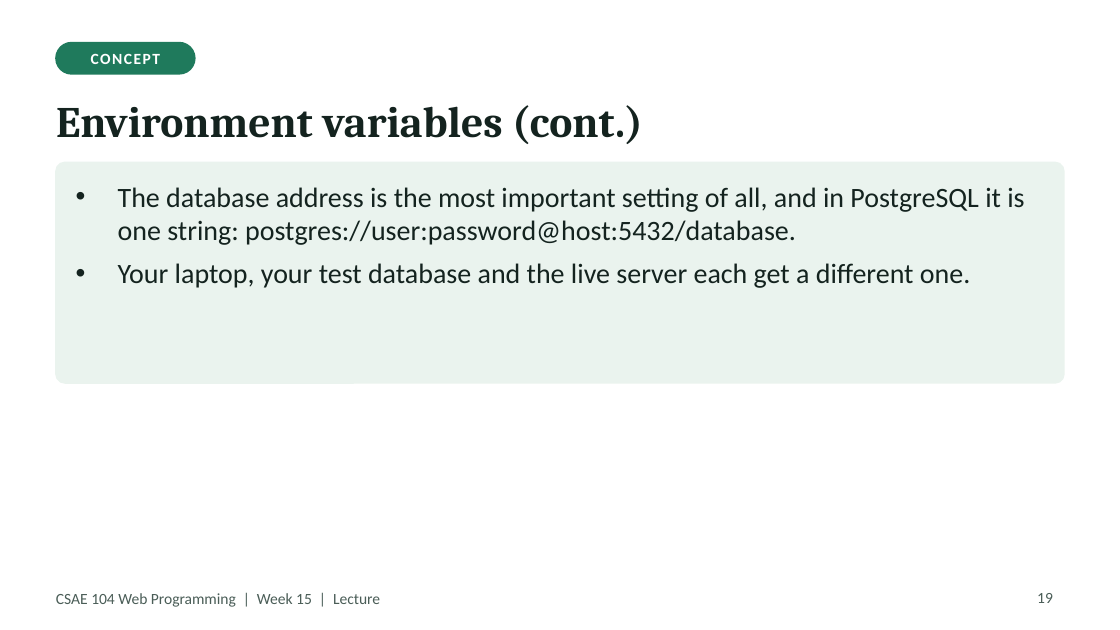
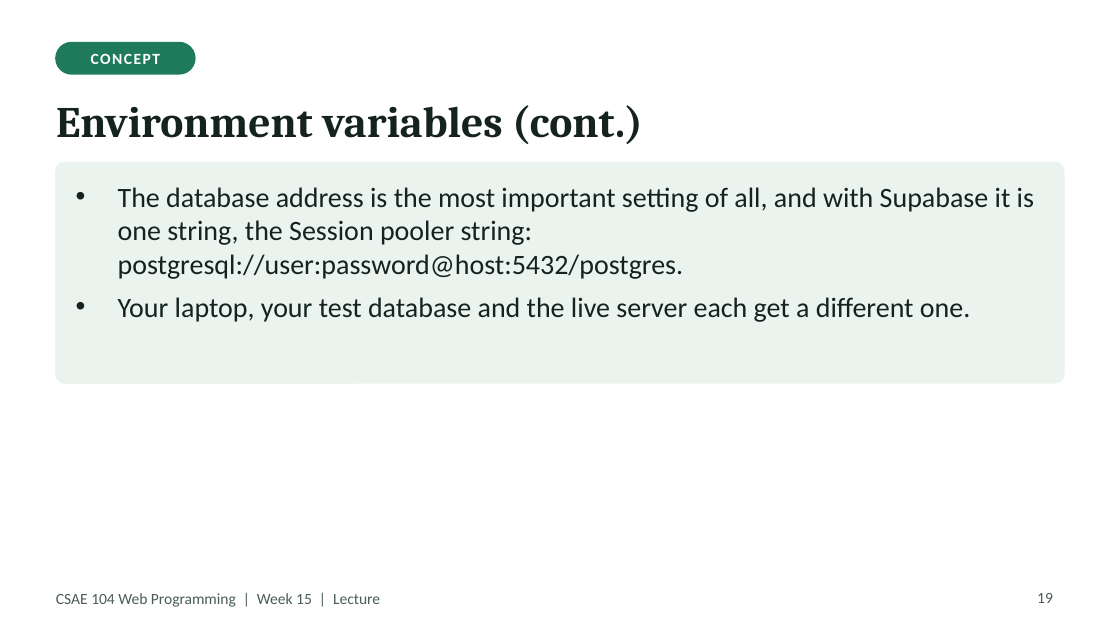
Before and after one commit to Haydzz9/sae104-site, a slide deck: slide 19 of downloads/lecture/Week_17_Lecture_Testing_environment_variables_and_deploy.pptx. Drawn at 1120x630 pixels with LibreOffice and Linux fonts; fonts in the diff are those of the drawing. Boxes give left, top, right and bottom in pixels: in the first picture for what was removed or moved away, otherwise in the second. Text is boxed around its words. In the diff, an @@ line names an element or a change of style, - is before the commit and + after.

```diff
--- a/downloads/lecture/Week_17_Lecture_Testing_environment_variables_and_deploy.pptx
+++ b/downloads/lecture/Week_17_Lecture_Testing_environment_variables_and_deploy.pptx
@@ text at bbox=[118, 187, 1034, 279]: text changed @@
-• The database address is the most important setting of all, and in PostgreSQL it is one string: postgres://user:password@host:5432/database.
+• The database address is the most important setting of all, and with Supabase it is one string, the Session pooler string: postgresql://user:password@host:5432/postgres.
```
Also in this commit, not shown: 7 other slides changed, 21 other files.
